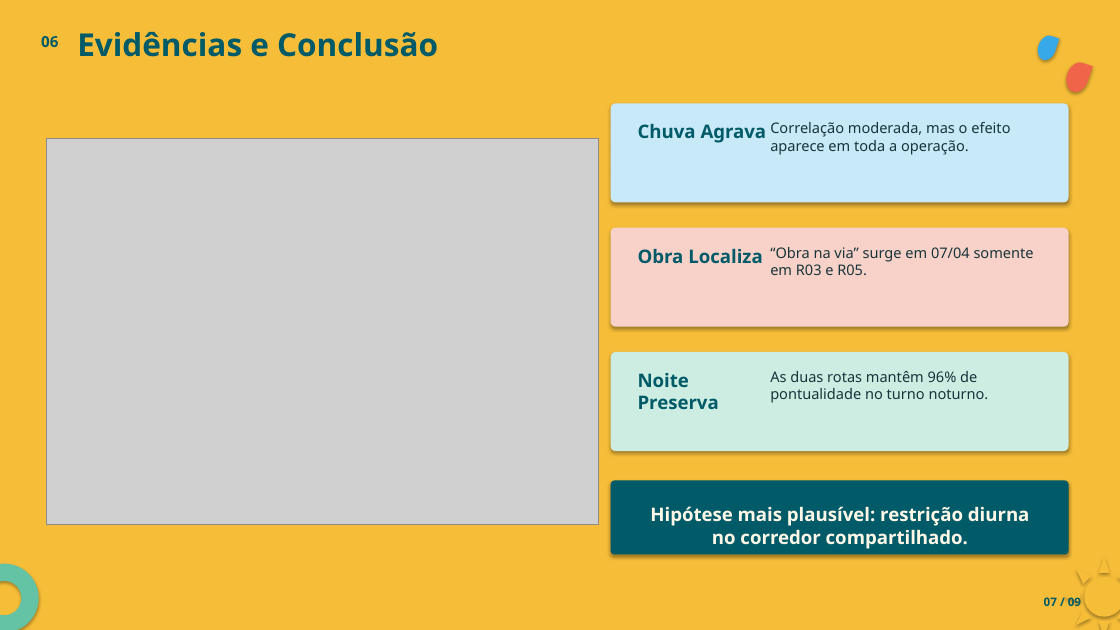
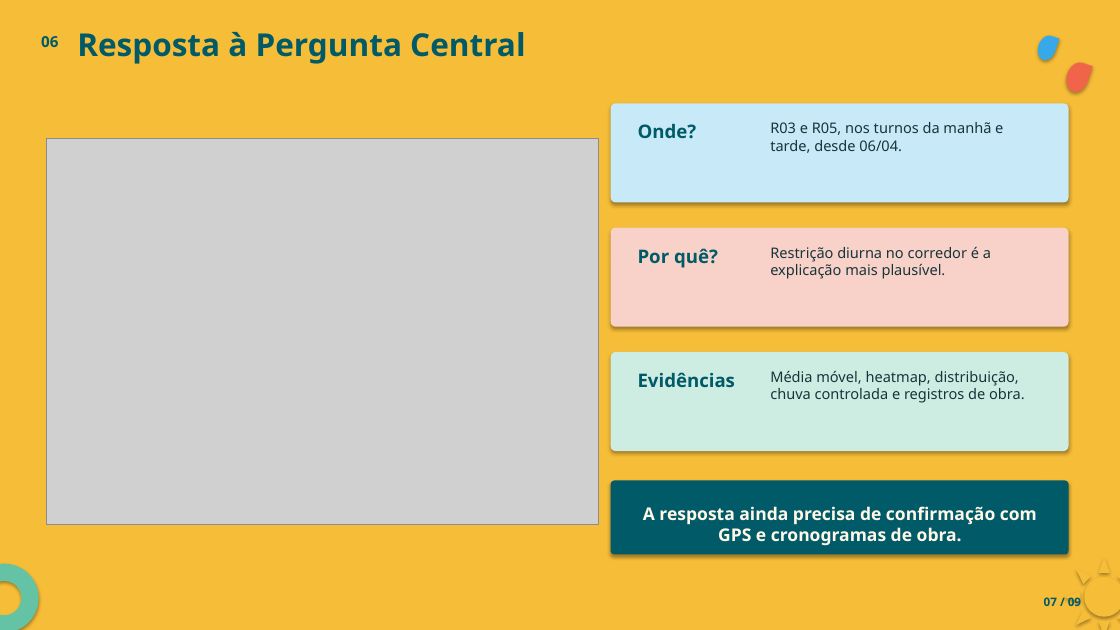
Before and after one commit to JulianaBallin/TransitTrace, a slide deck: slide 7 of docs/apresentacao/apresentacao_rota_em_dia.pptx. Drawn at 1120x630 pixels with LibreOffice and Linux fonts; fonts in the diff are those of the drawing; grey boxes stand for pictures. Boxes give left, top, right and bottom in pixels: in the first picture for what was removed or moved away, otherwise in the second. Text is boxed around its words. In the diff, an @@ line names an element or a change of style, - is before the commit and + after.

```diff
--- a/docs/apresentacao/apresentacao_rota_em_dia.pptx
+++ b/docs/apresentacao/apresentacao_rota_em_dia.pptx
@@ text at (77, 32, 525, 64): text changed @@
-Evidências e Conclusão
+Resposta à Pergunta Central
@@ text at (638, 124, 697, 138): text changed @@
-Chuva Agrava
+Onde?
@@ text at (770, 122, 1003, 153): text changed @@
-Correlação moderada, mas o efeito aparece em toda a operação.
+R03 e R05, nos turnos da manhã e tarde, desde 06/04.
@@ text at (638, 248, 718, 268): text changed @@
-Obra Localiza
+Por quê?
@@ text at (770, 247, 991, 279): text changed @@
-“Obra na via” surge em 07/04 somente em R03 e R05.
+Restrição diurna no corredor é a explicação mais plausível.
@@ text at (638, 372, 735, 387): text changed @@
-Noite Preserva
+Evidências
@@ text at (770, 371, 1025, 403): text changed @@
-As duas rotas mantêm 96% de pontualidade no turno noturno.
+Média móvel, heatmap, distribuição, chuva controlada e registros de obra.
@@ text at (643, 506, 1037, 546): text changed; size 16 to 15 pt @@
-Hipótese mais plausível: restrição diurna no corredor compartilhado.
+A resposta ainda precisa de confirmação com GPS e cronogramas de obra.
```
Also in this commit, not shown: 2 other slides changed, 7 other files.
